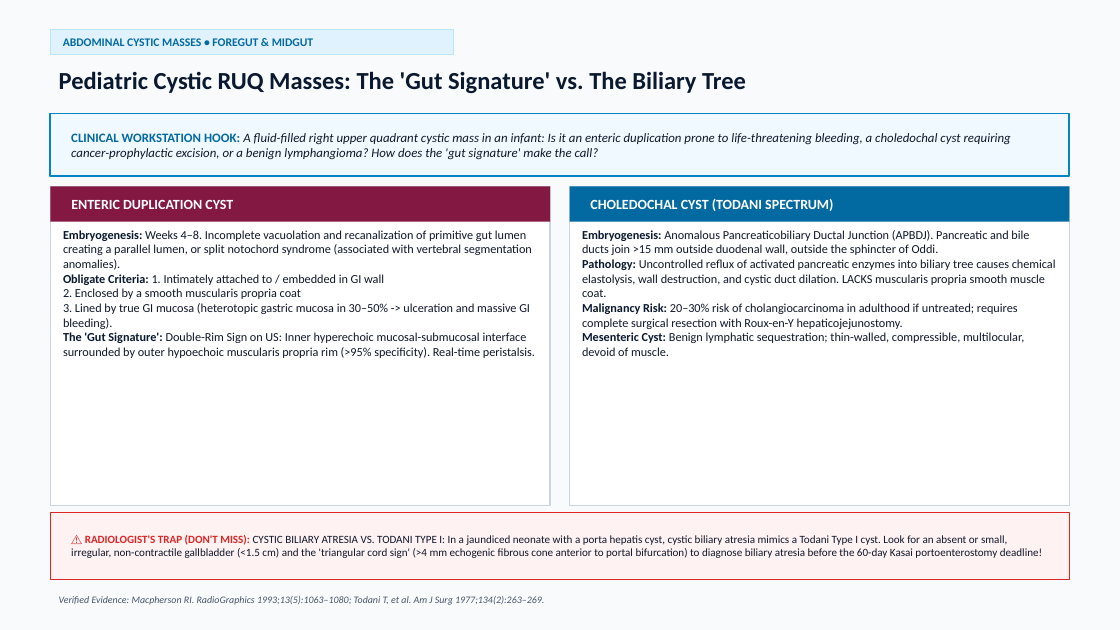
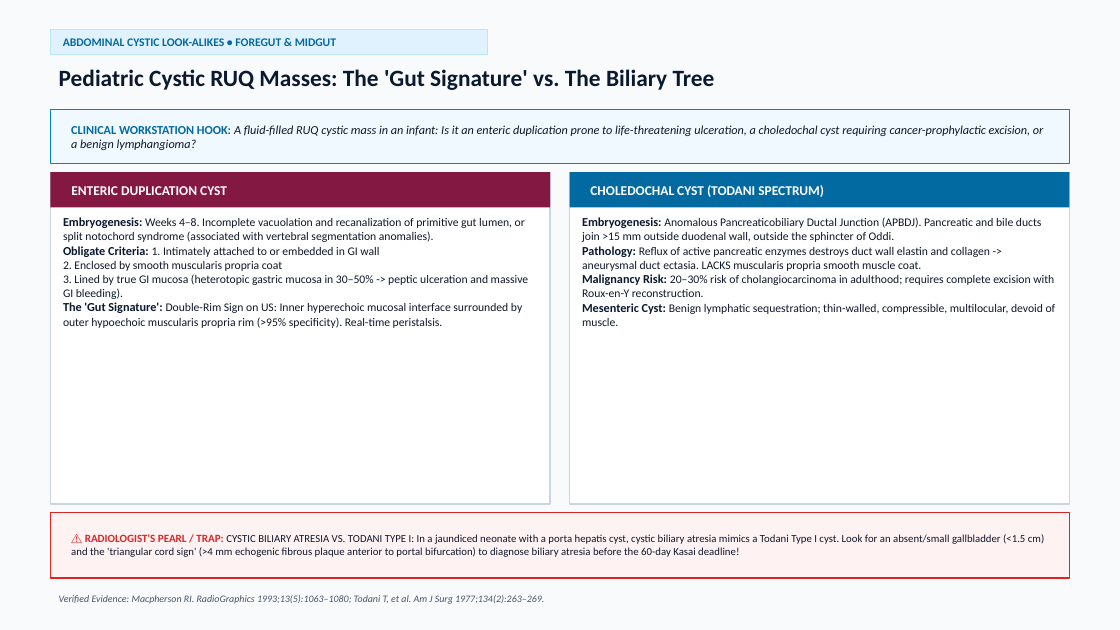
Before and after one commit to medicoforever/embryology-radiology-masterclass, a slide deck: slide 16 of Embryology_GIT_GU_Radiology_Masterclass.pptx (slide 9 before the commit). Drawn at 1120x630 pixels with LibreOffice and Linux fonts; fonts in the diff are those of the drawing. Boxes give left, top, right and bottom in pixels: in the first picture for what was removed or moved away, otherwise in the second. Text is boxed around its words. In the diff, an @@ line names an element or a change of style, - is before the commit and + after.

```diff
--- a/Embryology_GIT_GU_Radiology_Masterclass.pptx
+++ b/Embryology_GIT_GU_Radiology_Masterclass.pptx
@@ rectangle resized from (x1=50, y1=29, x2=454, y2=55) to (x1=50, y1=29, x2=487, y2=55) @@
@@ text "Pediatric Cystic RUQ Masses: The ..." at (x1=59, y1=69, x2=715, y2=90): size 21 to 20 pt @@
@@ text at (x1=63, y1=38, x2=336, y2=46): text changed @@
-ABDOMINAL CYSTIC MASSES • FOREGUT & MIDGUT
+ABDOMINAL CYSTIC LOOK-ALIKES • FOREGUT & MIDGUT
@@ rectangle resized from (x1=50, y1=113, x2=1070, y2=176) to (x1=50, y1=109, x2=1070, y2=164) @@
@@ rectangle at (x1=50, y1=109, x2=1070, y2=164): outline #0284C7 1.5 pt to #0284C7 1.2 pt @@
@@ text at (x1=71, y1=125, x2=1043, y2=150): text changed; size 11 to 10.5 pt @@
-CLINICAL WORKSTATION HOOK: A fluid-filled right upper quadrant cystic mass in an infant: Is it an enteric duplication prone to life-threatening bleeding, a choledochal cyst requiring cancer-prophylactic excision, or a benign lymphangioma? How does the 'gut signature' make the call?
+CLINICAL WORKSTATION HOOK: A fluid-filled RUQ cystic mass in an infant: Is it an enteric duplication prone to life-threatening ulceration, a choledochal cyst requiring cancer-prophylactic excision, or a benign lymphangioma?
@@ rectangle resized from (x1=50, y1=187, x2=550, y2=506) to (x1=50, y1=172, x2=550, y2=504) @@
@@ text "ENTERIC DUPLICATION CYST" at (x1=71, y1=186, x2=227, y2=195): size 12 to 11.5 pt @@
@@ 2 texts, 2 rectangles moved together from (x1=50, y1=187, x2=1070, y2=222) to (x1=50, y1=172, x2=1070, y2=208) @@
@@ rectangle resized from (x1=570, y1=187, x2=1070, y2=506) to (x1=570, y1=172, x2=1070, y2=504) @@
@@ text "CHOLEDOCHAL CYST (TODANI SPECTRUM)" at (x1=590, y1=185, x2=824, y2=197): size 12 to 11.5 pt @@
@@ text at (x1=63, y1=217, x2=529, y2=328): text changed; size 10.5 to 10 pt @@
-Embryogenesis: Weeks 4–8. Incomplete vacuolation and recanalization of primitive gut lumen creating a parallel lumen, or split notochord syndrome (associated with vertebral segmentation anomalies).
-Obligate Criteria: 1. Intimately attached to / embedded in GI wall
-2. Enclosed by a smooth muscularis propria coat
-3. Lined by true GI mucosa (heterotopic gastric mucosa in 30–50% -> ulceration and massive GI bleeding).
-The 'Gut Signature': Double-Rim Sign on US: Inner hyperechoic mucosal-submucosal interface surrounded by outer hypoechoic muscularis propria rim (>95% specificity). Real-time peristalsis.
+Embryogenesis: Weeks 4–8. Incomplete vacuolation and recanalization of primitive gut lumen, or split notochord syndrome (associated with vertebral segmentation anomalies).
+Obligate Criteria: 1. Intimately attached to or embedded in GI wall
+2. Enclosed by smooth muscularis propria coat
+3. Lined by true GI mucosa (heterotopic gastric mucosa in 30–50% -> peptic ulceration and massive GI bleeding).
+The 'Gut Signature': Double-Rim Sign on US: Inner hyperechoic mucosal interface surrounded by outer hypoechoic muscularis propria rim (>95% specificity). Real-time peristalsis.
@@ text at (x1=582, y1=217, x2=1056, y2=326): text changed; size 10.5 to 10 pt @@
-Embryogenesis: Anomalous Pancreaticobiliary Ductal Junction (APBDJ). Pancreatic and bile ducts join >15 mm outside duodenal wall, outside the sphincter of Oddi.
-Pathology: Uncontrolled reflux of activated pancreatic enzymes into biliary tree causes chemical elastolysis, wall destruction, and cystic duct dilation. LACKS muscularis propria smooth muscle coat.
-Malignancy Risk: 20–30% risk of cholangiocarcinoma in adulthood if untreated; requires complete surgical resection with Roux-en-Y hepaticojejunostomy.
-Mesenteric Cyst: Benign lymphatic sequestration; thin-walled, compressible, multilocular, devoid of muscle.
+Embryogenesis: Anomalous Pancreaticobiliary Ductal Junction (APBDJ). Pancreatic and bile ducts join >15 mm outside duodenal wall, outside the sphincter of Oddi.
+Pathology: Reflux of active pancreatic enzymes destroys duct wall elastin and collagen -> aneurysmal duct ectasia. LACKS muscularis propria smooth muscle coat.
+Malignancy Risk: 20–30% risk of cholangiocarcinoma in adulthood; requires complete excision with Roux-en-Y reconstruction.
+Mesenteric Cyst: Benign lymphatic sequestration; thin-walled, compressible, multilocular, devoid of muscle.
@@ text at (x1=71, y1=534, x2=1044, y2=557): text changed; size 9.5 to 9.2 pt @@
-⚠️ RADIOLOGIST'S TRAP (DON'T MISS): CYSTIC BILIARY ATRESIA VS. TODANI TYPE I: In a jaundiced neonate with a porta hepatis cyst, cystic biliary atresia mimics a Todani Type I cyst. Look for an absent or small, irregular, non-contractile gallbladder (<1.5 cm) and the 'triangular cord sign' (>4 mm echogenic fibrous cone anterior to portal bifurcation) to diagnose biliary atresia before the 60-day Kasai portoenterostomy deadline!
+⚠️ RADIOLOGIST'S PEARL / TRAP: CYSTIC BILIARY ATRESIA VS. TODANI TYPE I: In a jaundiced neonate with a porta hepatis cyst, cystic biliary atresia mimics a Todani Type I cyst. Look for an absent/small gallbladder (<1.5 cm) and the 'triangular cord sign' (>4 mm echogenic fibrous plaque anterior to portal bifurcation) to diagnose biliary atresia before the 60-day Kasai deadline!
```
Also in this commit, not shown: 15 other slides changed, 14 slides added, 4 slides removed.
